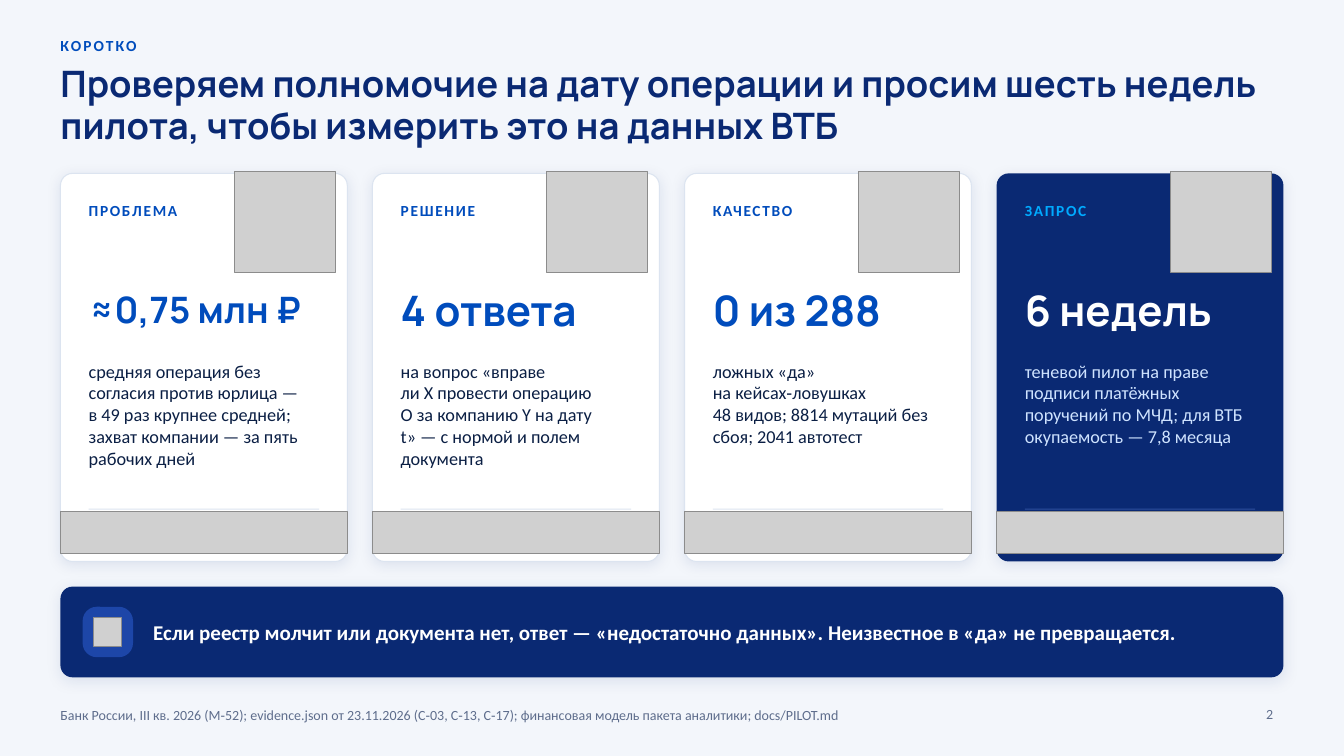
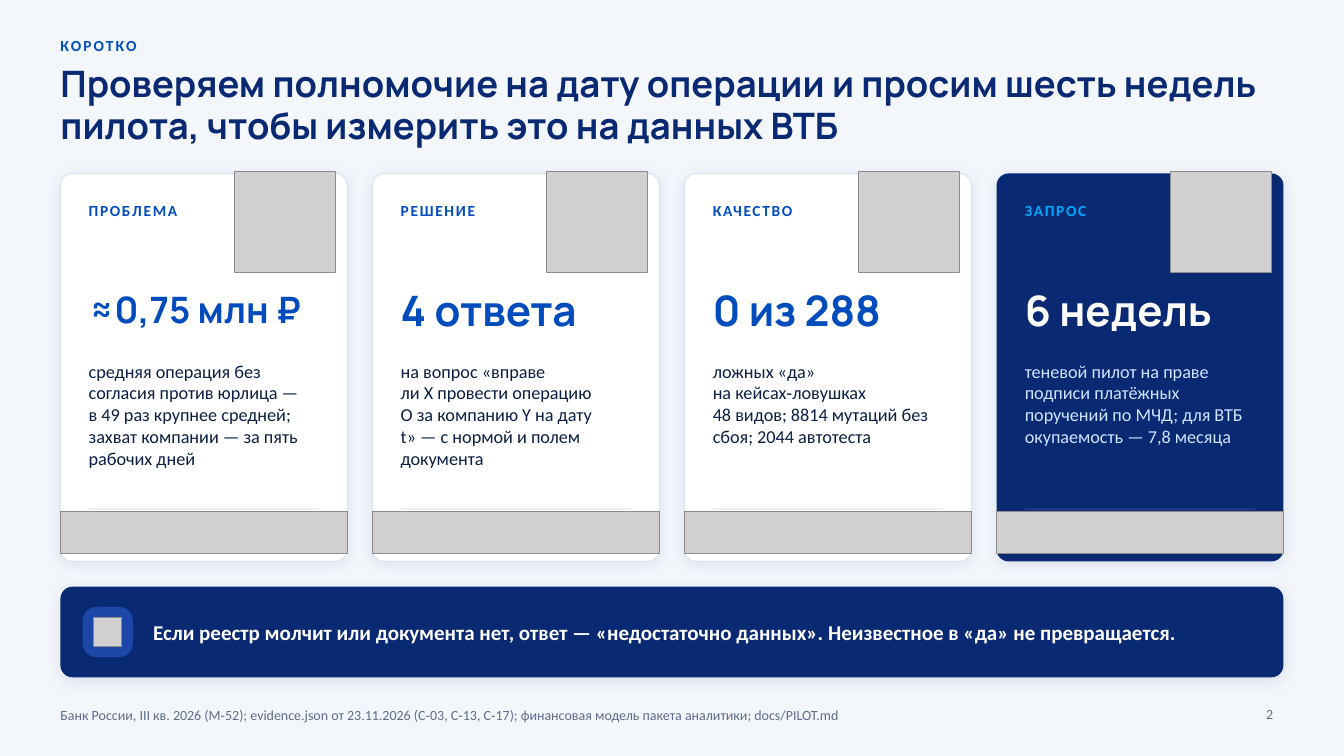
Before and after one commit to KonkovDV/Mandat, a slide deck: slide 2 of submission/slides/Mandat_VTB.pptx. Drawn at 1344x756 pixels with LibreOffice and Linux fonts; fonts in the diff are those of the drawing; grey boxes stand for pictures; background and template pictures are left out. Boxes give left, top, right and bottom in pixels: in the first picture for what was removed or moved away, otherwise in the second. Text is boxed around its words. In the diff, an @@ line names an element or a change of style, - is before the commit and + after.

```diff
--- a/submission/slides/Mandat_VTB.pptx
+++ b/submission/slides/Mandat_VTB.pptx
@@ text at [713, 369, 928, 445]: text changed @@
-ложных «да» на кейсах‑ловушках 48 видов; 8814 мутаций без сбоя; 2041 автотест
+ложных «да» на кейсах‑ловушках 48 видов; 8814 мутаций без сбоя; 2044 автотеста
```
Also in this commit, not shown: 8 other slides changed, 30 other files.
